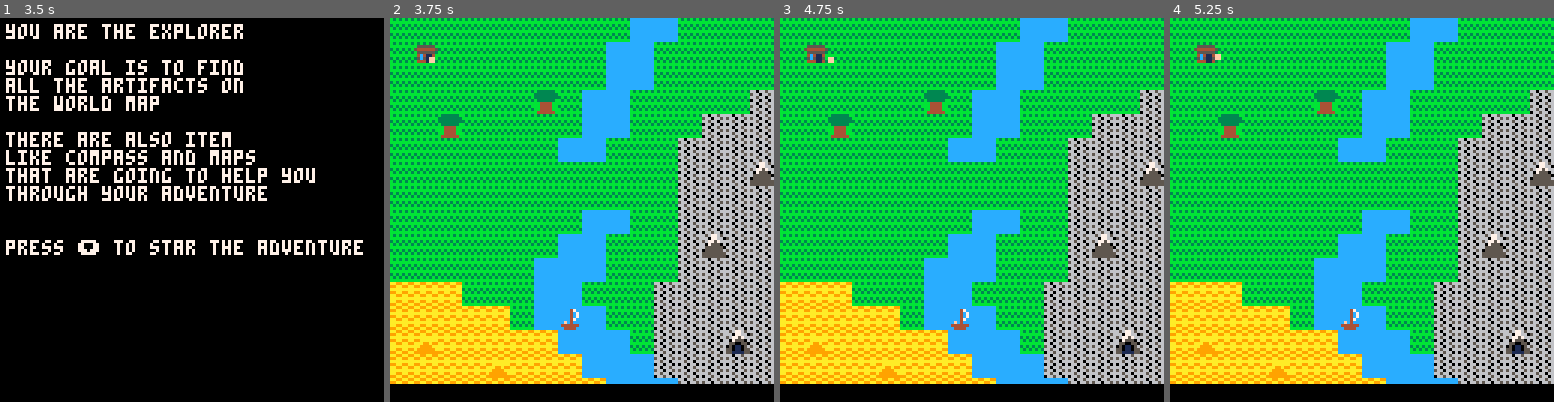
Above: before the commit, frames 1-4 (left to right).
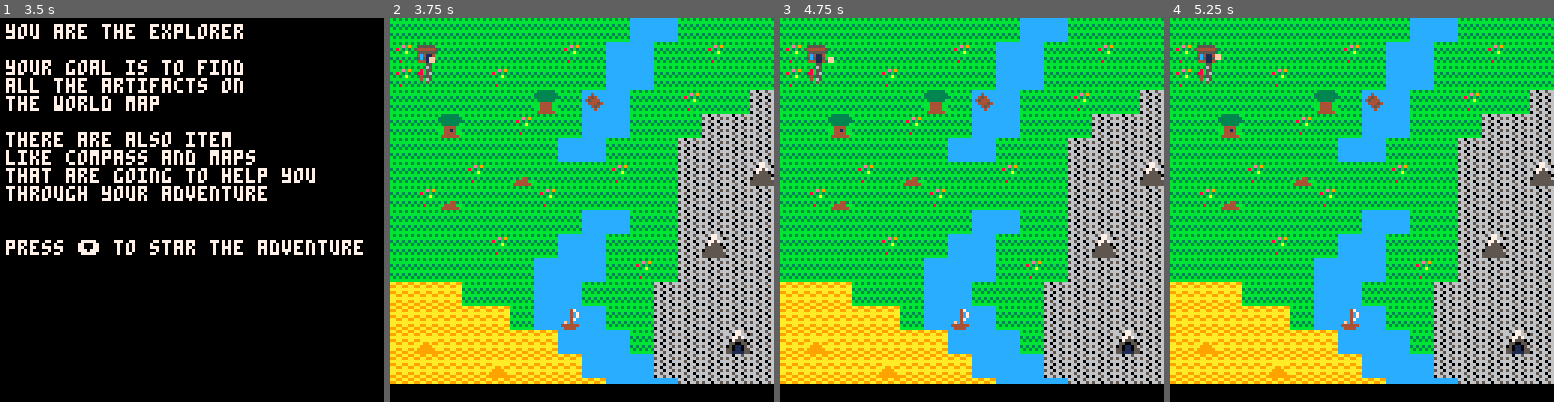
Above: after the commit, the same moments.

Repository: WIITD/The-Explorer
Game: PICO-8 cartridge the-explorer.p8
The game is run twice, just before and just after one commit, with the same random seed, the same clock (stepped at 60 frames per second) and the same inputs.
Inputs:
- Up to frame 1 (3.5 s): tap X (X key) at 0.33, 1.07, 1.85, 2.97 s; hold Right 1.6-2.1 s; hold Up 2.15-2.42 s; hold Right 2.47-3.03 s; hold Left from 3.08 s (still down)
- Up to frame 2 (3.75 s): release Left at 3.58 s; hold Down from 3.63 s (still down)
- Up to frame 3 (4.75 s): release Down at 3.97 s; hold Right 4.02-4.68 s; tap X (X key) at 4.08 s; hold Up from 4.73 s (still down)
- Up to frame 4 (5.25 s): release Up at 5.03 s; hold Left from 5.08 s (still down); tap X (X key) at 5.2 s

Frame 1 is identical in both runs. In frame 2, 0.8% of the frame differs, in the area x 1-87%, y 7-68%; in frame 3, 0.8%; in frame 4, 0.8%.

Commit message:
Small changes

Diff:
--- a/the-explorer.p8
+++ b/the-explorer.p8
@@ -1,5 +1,5 @@
 pico-8 cartridge // http://www.pico-8.com
-version 29
+version 32
 __lua__
 -- the explorer
 -- wiitd
@@ -134,16 +134,6 @@
 		text = "you see in the distance \nwarrior on horseback \nwielding 2 swords \nhaving white hair",
 		rep = 4
 	},
-	-- another witcher reference
-	ev133 = {
-		text = "you see a floppy disc \nlying on the ground \nit has a name tag \nthat says 'brick breaker'",
-		rep = 1
-	},
-	-- autostopem przez galaktyke
-	ev327 = {
-		text = "you found a skeleton \nof the whale \nand a flower in a pot",
-		rep = 1
-	},
 	-- pilgrim
 	ev111 = {
 		text = "you see a pilgrim by a statue",
@@ -158,7 +148,17 @@
 	ev539 = {
 		text = "far away in a sky \nyou see an air balloon",
 		rep = 2
-	}
+	},
+	-- old book
+	ev42 = {
+		text = "you found old book \nlying on the ground",
+		rep = 1
+	},
+	-- warrior
+	ev12 = {
+		text = "you see a warrior \ntraveling towards the mountains",
+		rep = 1
+	},
 }
 
 sounds = {
@@ -174,20 +174,16 @@
 
 function _init()
 	--artifact1: rnd position
-	artifact1.x = flr(rnd(110)) + 10
-	artifact1.y = flr(rnd(100)) + 10
+	rnd_artifact_pos(artifact1)
 
 	--artifact2: rnd position
-	artifact2.x = flr(rnd(110)) + 10
-	artifact2.y = flr(rnd(110)) + 10
+	rnd_artifact_pos(artifact2)
 
 	--artifact3: rnd position
-	artifact3.x = flr(rnd(110)) + 10
-	artifact3.y = flr(rnd(100)) + 10
+	rnd_artifact_pos(artifact3)
 
 	--artifact4
-	artifact4.x = flr(rnd(110)) + 10
-	artifact4.y = flr(rnd(100)) + 10
+	rnd_artifact_pos(artifact4)
 
 	-- compass: rnd position
 	rnd_cloc = 255
@@ -511,6 +507,11 @@
 	end
 end
 
+function rnd_artifact_pos(table)
+	table.x = flr(rnd(110)) + 10
+	table.y = flr(rnd(100)) + 10
+end
+
 
 -->8
 --popups
@@ -770,20 +771,20 @@
 
 
 __gff__
-0000000104102000000000000000000000000002081040000000000000000000000000810800000000000000000000000000000000000000000000000000000000000000000000000000000002080000000000000000000000000000810800000000000000000000000000001040000000000000000000000000000000000000
+0000010104102000000000000000000000000202081040000000000000000000000001810810000000000000000000000000000100000000000000000000000000000000000000000000000002080000000000000000000000000000810800000000000000000000000000001040000000000000000000000000000000000000
 0000000000000000000000000000000000000000000000000000000000000000000000000000000000000000000000000000000000000000000000000000000000000000000000000000000000000000000000000000000000000000000000000000000000000000000000000000000000000000000000000000000000000000
 __map__
 0303030303030303030305050303030300000000000000000000000000000000000000000000000000000000000000000000000000000000000000000000000000000000000000000000000000000000000000000000000000000000000000000000000000000000000000000000000000000000000000000000000000000000
-0323030303030303030505030303030300000000000000000000000000000000000000000000000000000000000000000000000000000000000000000000000000000000000000000000000000000000000000000000000000000000000000000000000000000000000000000000000000000000000000000000000000000000
-0303030303030303030505030303030300000000000000000000000000000000000000000000000000000000000000000000000000000000000000000000000000000000000000000000000000000000000000000000000000000000000000000000000000000000000000000000000000000000000000000000000000000000
-0303030303031303050503030303030400000000000000000000000000000000000000000000000000000000000000000000000000000000000000000000000000000000000000000000000000000000000000000000000000000000000000000000000000000000000000000000000000000000000000000000000000000000
-03031303030303030505030303040404000000004445464748494a4b00000000000000000000000000000000000000000000000000000000000000000000000000000000000000000000000000000000000000000000000000000000000000000000000000000000000000000000000000000000000000000000000000000000
+0223030303030302030505030302030300000000000000000000000000000000000000000000000000000000000000000000000000000000000000000000000000000000000000000000000000000000000000000000000000000000000000000000000000000000000000000000000000000000000000000000000000000000
+0233030302030303030505030303030300000000000000000000000000000000000000000000000000000000000000000000000000000000000000000000000000000000000000000000000000000000000000000000000000000000000000000000000000000000000000000000000000000000000000000000000000000000
+0303030303031303250503030203030400000000000000000000000000000000000000000000000000000000000000000000000000000000000000000000000000000000000000000000000000000000000000000000000000000000000000000000000000000000000000000000000000000000000000000000000000000000
+03031203030203030505030303040404000000004445464748494a4b00000000000000000000000000000000000000000000000000000000000000000000000000000000000000000000000000000000000000000000000000000000000000000000000000000000000000000000000000000000000000000000000000000000
 0303030303030305050303030404040400000000545c564c58594d5b00000000000000000000000000000000000000000000000000000000000000000000000000000000000000000000000000000000000000000000000000000000000000000000000000000000000000000000000000000000000000000000000000000000
-03030303030303030303030304040414000000006465666768696a6b00000000000000000000000000000000000000000000000000000000000000000000000000000000000000000000000000000000000000000000000000000000000000000000000000000000000000000000000000000000000000000000000000000000
-030303030303030303030303040404040000000074754c77784d7a7b00000000000000000000000000000000000000000000000000000000000000000000000000000000000000000000000000000000000000000000000000000000000000000000000000000000000000000000000000000000000000000000000000000000
+03030302032203030302030304040414000000006465666768696a6b00000000000000000000000000000000000000000000000000000000000000000000000000000000000000000000000000000000000000000000000000000000000000000000000000000000000000000000000000000000000000000000000000000000
+030222030303020303030303040404040000000074754c77784d7a7b00000000000000000000000000000000000000000000000000000000000000000000000000000000000000000000000000000000000000000000000000000000000000000000000000000000000000000000000000000000000000000000000000000000
 0303030303030303050503030404040400000000846d864e88898a8b00000000000000000000000000000000000000000000000000000000000000000000000000000000000000000000000000000000000000000000000000000000000000000000000000000000000000000000000000000000000000000000000000000000
-0303030303030305050303030414040400000000949596976c995d9b00000000000000000000000000000000000000000000000000000000000000000000000000000000000000000000000000000000000000000000000000000000000000000000000000000000000000000000000000000000000000000000000000000000
-0303030303030505050303030404040400000000a46da66da8a9aaab00000000000000000000000000000000000000000000000000000000000000000000000000000000000000000000000000000000000000000000000000000000000000000000000000000000000000000000000000000000000000000000000000000000
+0303030302030305050303030414040400000000949596976c995d9b00000000000000000000000000000000000000000000000000000000000000000000000000000000000000000000000000000000000000000000000000000000000000000000000000000000000000000000000000000000000000000000000000000000
+0303030303030505050302030404040400000000a46da66da8a9aaab00000000000000000000000000000000000000000000000000000000000000000000000000000000000000000000000000000000000000000000000000000000000000000000000000000000000000000000000000000000000000000000000000000000
 0606060303030505030303040404040400000000b4b5b6b7b8b9babb00000000000000000000000000000000000000000000000000000000000000000000000000000000000000000000000000000000000000000000000000000000000000000000000000000000000000000000000000000000000000000000000000000000
 0606060606030515050303040404040400000000000000000000000000000000000000000000000000000000000000000000000000000000000000000000000000000000000000000000000000000000000000000000000000000000000000000000000000000000000000000000000000000000000000000000000000000000
 0616060606060605050503040404240400000000000000000000000000000000000000000000000000000000000000000000000000000000000000000000000000000000000000000000000000000000000000000000000000000000000000000000000000000000000000000000000000000000000000000000000000000000
Not shown, changed: 32 lines of the sprite sheet (__gfx__) section of the-explorer.p8
Not shown, changed: the sound effects (__sfx__) section of the-explorer.p8
